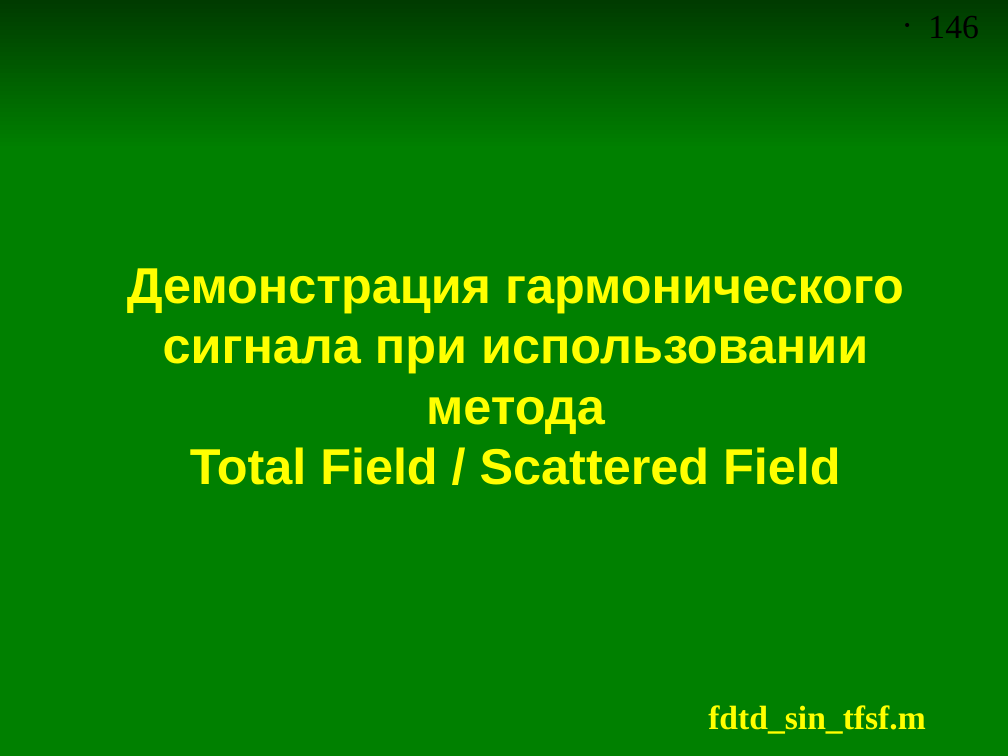
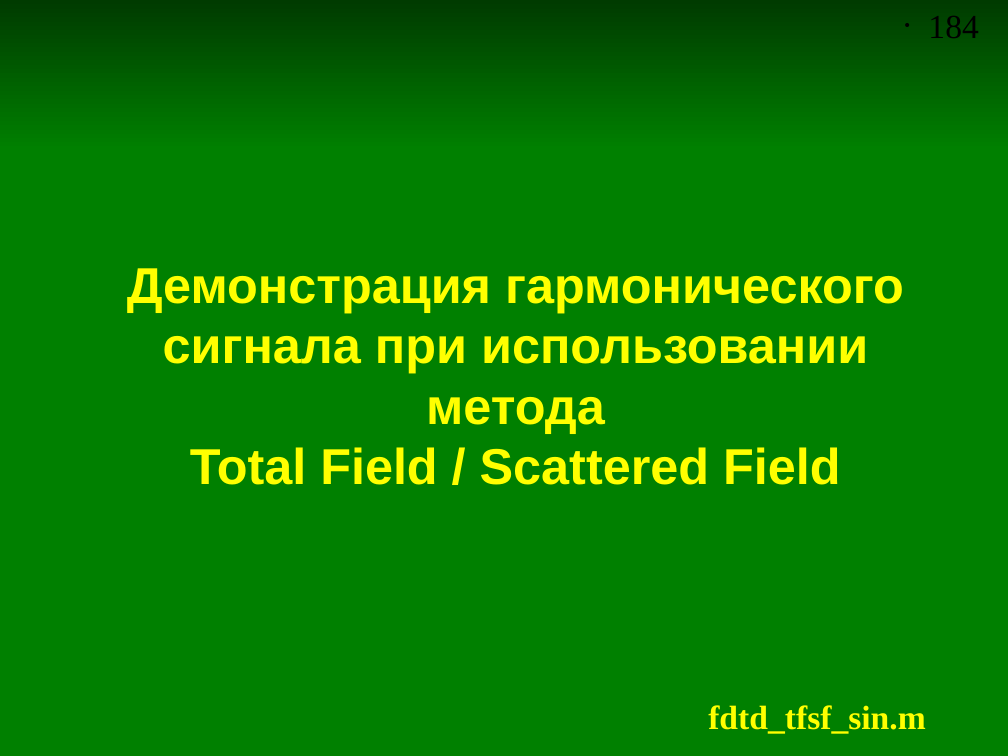
Before and after one commit to andris0147sv/modelling, a slide deck: slide 184 of presentations/2. FDTD.odp (slide 146 before the commit). Drawn at 1008x756 pixels with LibreOffice and Linux fonts; fonts in the diff are those of the drawing. Boxes give left, top, right and bottom in pixels: in the first picture for what was removed or moved away, otherwise in the second. Text is boxed around its words. In the diff, an @@ line names an element or a change of style, - is before the commit and + after.

Commit message:
Добавлены слайды про граничные условия ABC второй степени. Переименованы скрипты про метод TFSF

```diff
--- a/presentations/2. FDTD.odp
+++ b/presentations/2. FDTD.odp
@@ page number at (928, 16, 978, 38): text changed @@
-• 146
+• 184
@@ text at (708, 705, 925, 734): text changed @@
-fdtd_sin_tfsf.m
+fdtd_tfsf_sin.m
```
Also in this commit, not shown: 7 other slides changed, 17 slides added, 6 other files.
